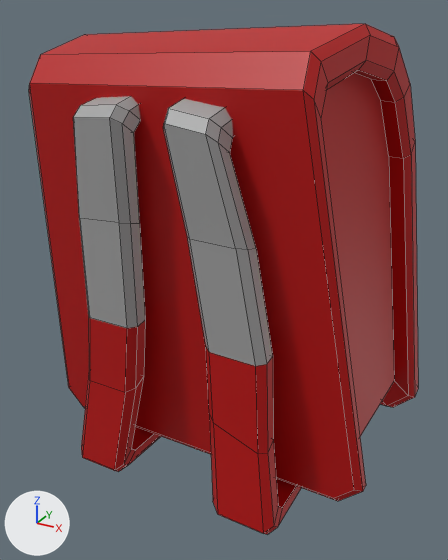
One commit to the FBX model GameProject1FG - Github/Assets/GameArtists/backpack_standing.fbx: the scene before it, then after it.
The view is the same before and after, from a 50 mm lens placed at (0.328, -0.691, 0.542), pointed at (-0.01, -0.075, 0.234). Every picture has the same lights, and +X, +Y and +Z are marked at lower left. Mesh edges are drawn as thin lines. Where no turn or scale is listed for an object, it has been applied to the vertices.
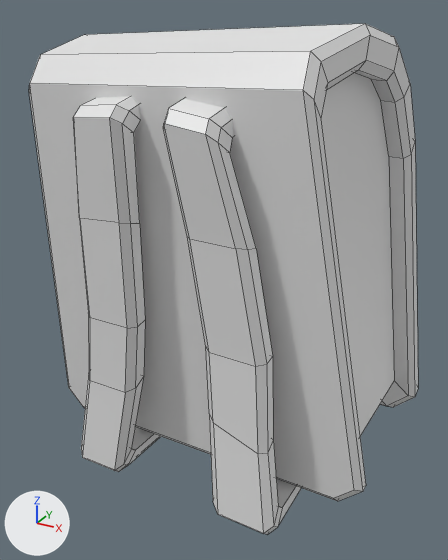
Location of each change, [x1, y1, x2, y2] in pixels of the pictures (448 x 560 px):
part 1 of me_cube_044, recoloured (red to grey): [29, 24, 418, 535] in both
part 2 of me_cube_044, recoloured: [73, 96, 273, 366] in both

The change in detail:
me_cube_044 has 268 vertices, 238 faces and spans x -0.22..0.207, y -0.25..0.131, z -0.005..0.528.
me_cube_044 is used by ob_cube_001; location (0.0, 0.0, 0.0).
me_cube_044 part 1: all 164 faces that had it switch from mat_bag (red #bb0000) to no material.
me_cube_044 part 2: all 74 faces that had it switch from mat_button (grey #a7a7a7) to no material.
